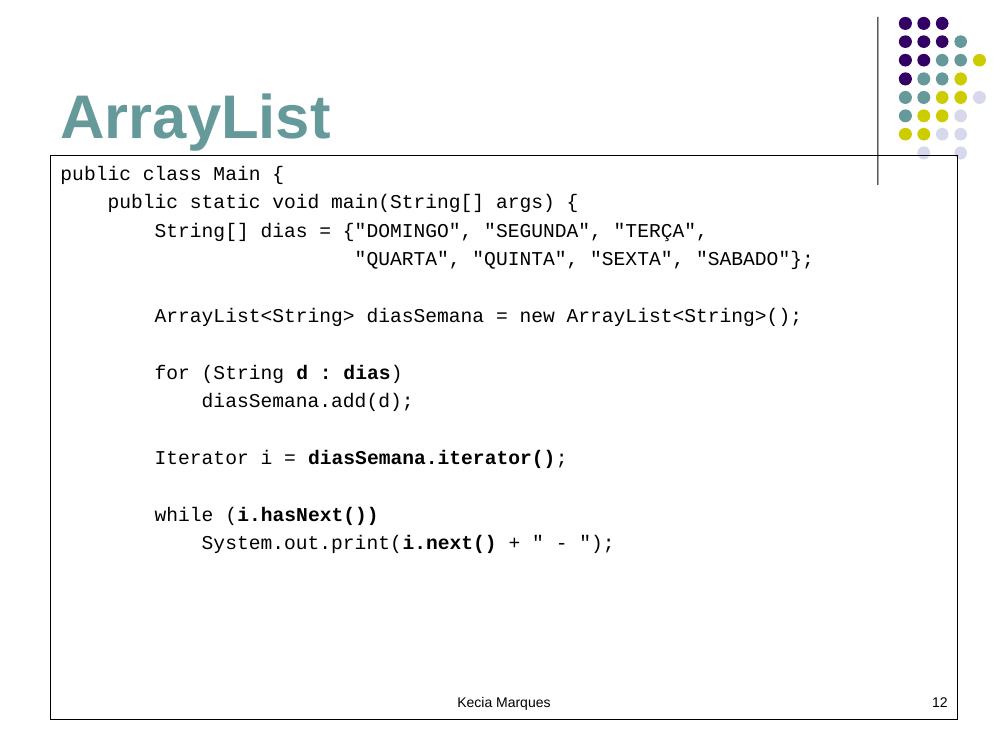
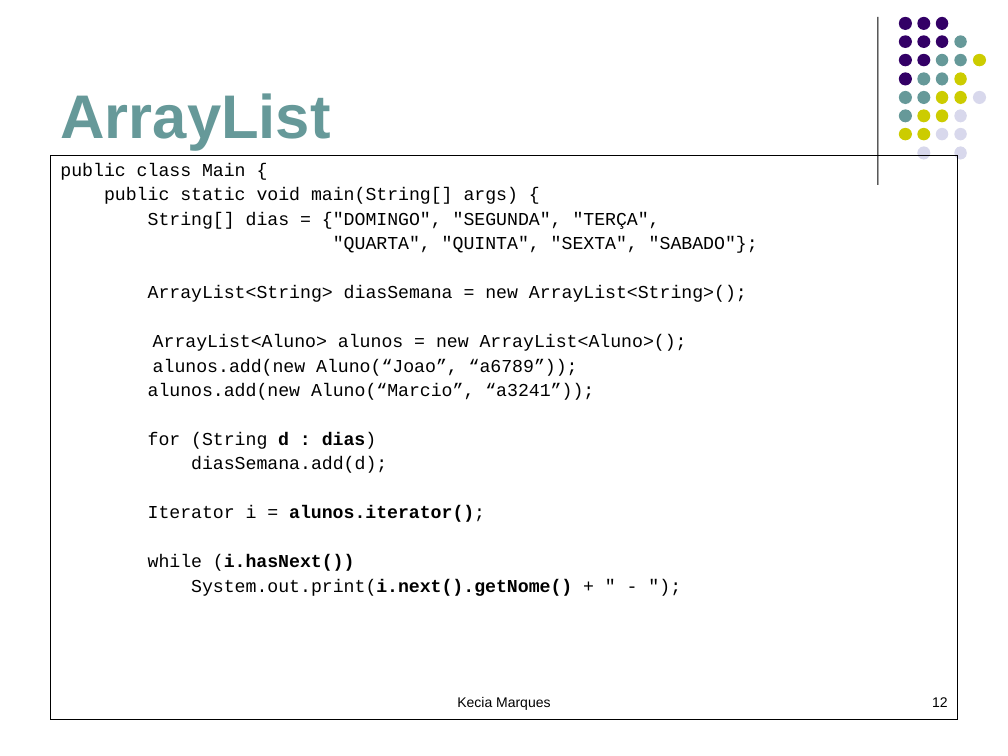
Before and after one commit to eduardocunha11/firstblog, a slide deck: slide 12 of aulas/poo/8-Coleções.ppt. Drawn at 1008x756 pixels with LibreOffice and Linux fonts; fonts in the diff are those of the drawing. Boxes give left, top, right and bottom in pixels: in the first picture for what was removed or moved away, otherwise in the second. Text is boxed around its words. In the diff, an @@ line names an element or a change of style, - is before the commit and + after.

```diff
--- a/aulas/poo/8-Coleções.ppt
+++ b/aulas/poo/8-Coleções.ppt
@@ text at [60, 163, 758, 571]: size 14 to 12.9 pt in "public class Main {", "public static void main(String[] args) {", "String[] dias = {"DOMINGO", "SEGUNDA", "TERÇA",", ""QUARTA", "QUINTA", "SEXTA", "SABADO"};" and 4 more places; line spacing 1 to 0.9 @@
@@ text at [148, 334, 687, 400]: paragraphs added @@
+ArrayList<Aluno> alunos = new ArrayList<Aluno>();
+alunos.add(new Aluno(“Joao”, “a6789”));
+alunos.add(new Aluno(“Marcio”, “a3241”));
@@ text at [148, 506, 485, 522]: text changed; size 14 to 12.9 pt @@
-Iterator i = diasSemana.iterator();
+Iterator i = alunos.iterator();
@@ text at [191, 579, 572, 596]: text changed; size 14 to 12.9 pt @@
-System.out.print(i.next() + " - ");
+System.out.print(i.next().getNome() + " - ");
```
Also in this commit, not shown: 2 other slides changed, 1 other file.
